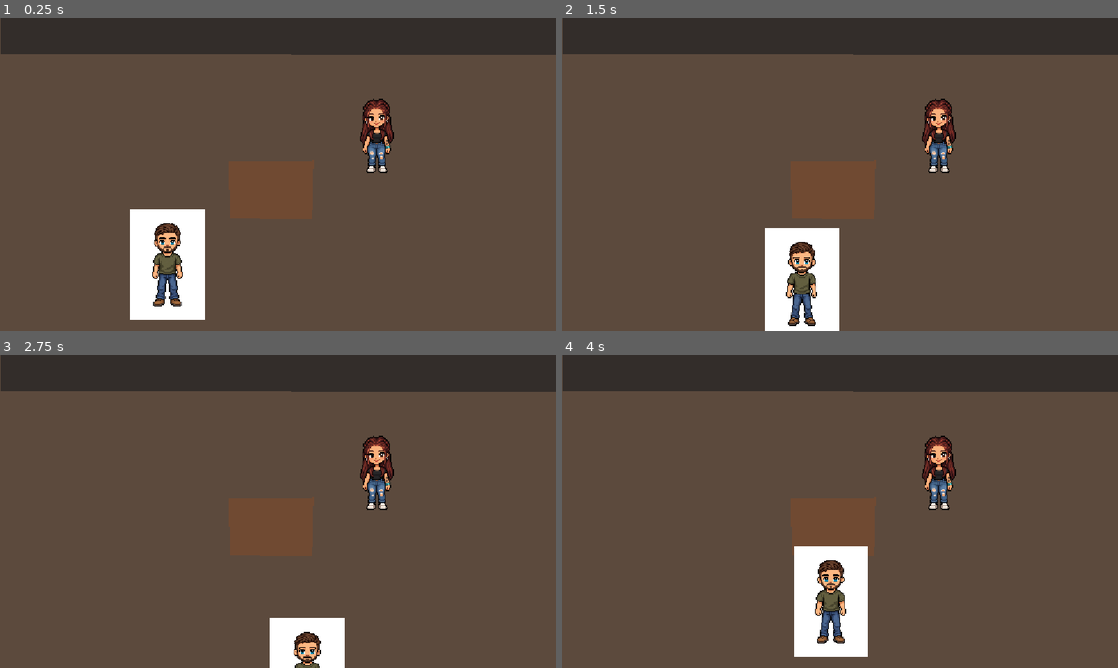
Above: before the commit, frames 1-4 (two rows, left to right).
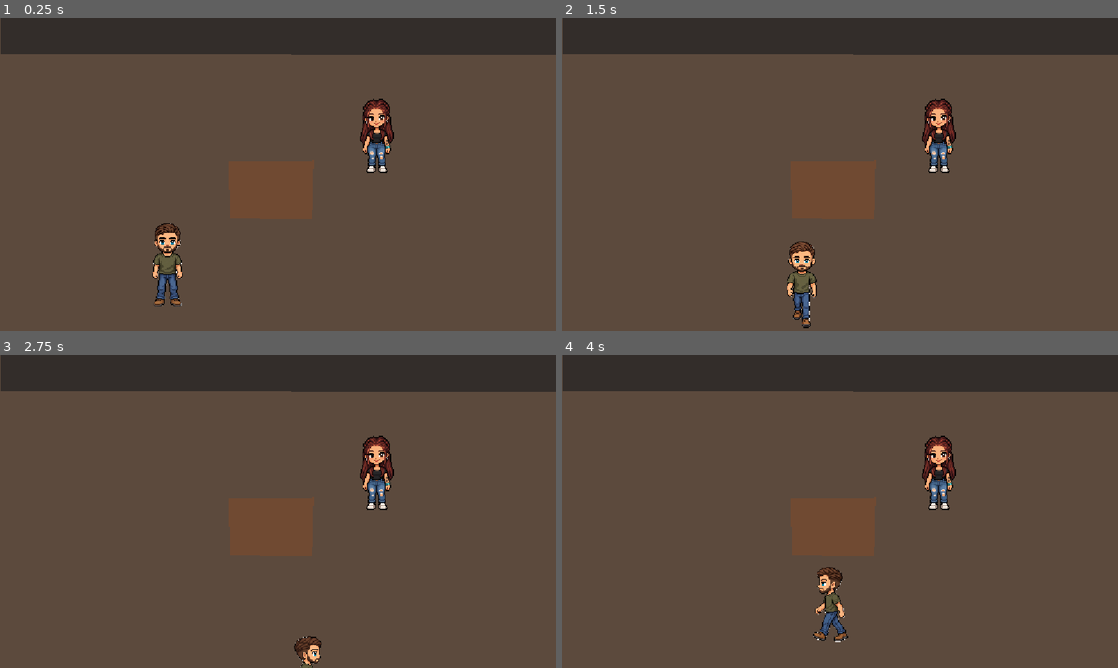
Above: after the commit, the same moments.

Repository: anabelkamenske430/Year-4
Game: Godot game, scene res://scenes/levels/first_date.tscn
The game is run twice, just before and just after one commit, with the same random seed, the same clock (stepped at 60 frames per second) and the same inputs.
Inputs:
- Up to frame 1 (0.25 s): no input
- Up to frame 2 (1.5 s): tap Enter at 0.5 s; hold D (move_right) 0.53-1.28 s; hold E (interact) 0.53-1.28 s; hold S (move_down) from 1.28 s (still down); tap E (interact) at 1.35 s
- Up to frame 3 (2.75 s): release S (move_down) at 2.03 s; hold D (move_right) from 2.03 s (still down); hold E (interact) from 2.03 s (still down)
- Up to frame 4 (4 s): release D (move_right) at 2.78 s; release E (interact) at 2.78 s; hold W (move_up) 2.78-3.53 s; tap E (interact) at 2.85 s; hold A (move_left) from 3.53 s (still down); hold E (interact) from 3.53 s (still down)

The runs differ from the first frame. In frame 1, 3.7% of the frame differs, in the area x 23-37%, y 61-97%; in frame 2, 3.9%; in frame 3, 2.0%; in frame 4, 4.4%, in the area x 41-55%, y 61-97%.

Commit message:
Create Loverboy walking animation

Diff:
--- a/loverboy-and-bel/scenes/characters/loverboy.tscn
+++ b/loverboy-and-bel/scenes/characters/loverboy.tscn
@@ -2,6 +2,56 @@
 
 [ext_resource type="Script" uid="uid://dplibxvuifqnj" path="res://scripts/loverboy.gd" id="1_1f8fr"]
 [ext_resource type="Texture2D" uid="uid://c8i8yd2sow5a8" path="res://assets/characters/loverboy_idle.png" id="2_jiudc"]
+[ext_resource type="Texture2D" uid="uid://k10iwhdunjfs" path="res://assets/characters/loverboy_walk_down_1.png" id="3_lt7np"]
+[ext_resource type="Texture2D" uid="uid://dswrbyy68k30k" path="res://assets/characters/loverboy_walk_down_2.png" id="4_0g7g3"]
+[ext_resource type="Texture2D" uid="uid://fesuwgxgx03x" path="res://assets/characters/loverboy_walk_side_1.png" id="5_krlbm"]
+[ext_resource type="Texture2D" uid="uid://d2uk0th1poljr" path="res://assets/characters/loverboy_walk_side_2.png" id="6_a00dq"]
+[ext_resource type="Texture2D" uid="uid://gycpmt43mvxv" path="res://assets/characters/loverboy_walk_up_1.png" id="7_d4ybn"]
+[ext_resource type="Texture2D" uid="uid://bb23conwspp3u" path="res://assets/characters/loverboy_walk_up_2.png" id="8_hwyk8"]
+
+[sub_resource type="SpriteFrames" id="SpriteFrames_l3nyl"]
+animations = [{
+"frames": [{
+"duration": 1.0,
+"texture": ExtResource("2_jiudc")
+}],
+"loop": 1,
+"name": &"idle",
+"speed": 5.0
+}, {
+"frames": [{
+"duration": 1.0,
+"texture": ExtResource("3_lt7np")
+}, {
+"duration": 1.0,
+"texture": ExtResource("4_0g7g3")
+}],
+"loop": 1,
+"name": &"walk_down",
+"speed": 5.0
+}, {
+"frames": [{
+"duration": 1.0,
+"texture": ExtResource("5_krlbm")
+}, {
+"duration": 1.0,
+"texture": ExtResource("6_a00dq")
+}],
+"loop": 1,
+"name": &"walk_side",
+"speed": 5.0
+}, {
+"frames": [{
+"duration": 1.0,
+"texture": ExtResource("7_d4ybn")
+}, {
+"duration": 1.0,
+"texture": ExtResource("8_hwyk8")
+}],
+"loop": 1,
+"name": &"walk_up",
+"speed": 5.0
+}]
 
 [node name="Loverboy" type="CharacterBody2D" unique_id=985468098]
 script = ExtResource("1_1f8fr")
@@ -10,10 +60,11 @@
 visible = false
 polygon = PackedVector2Array(38, 349, 30, 35, 768, 43, 762, 351)
 
-[node name="CharacterSprite" type="Sprite2D" parent="." unique_id=1780586916]
+[node name="CharacterSprite" type="AnimatedSprite2D" parent="." unique_id=1445442549]
 position = Vector2(896, 207)
 scale = Vector2(0.15, 0.15)
-texture = ExtResource("2_jiudc")
+sprite_frames = SubResource("SpriteFrames_l3nyl")
+animation = &"walk_up"
 
 [node name="CollisionPolygon2D" type="CollisionPolygon2D" parent="." unique_id=1345938800]
 position = Vector2(-618, 0)
--- a/loverboy-and-bel/scripts/loverboy.gd
+++ b/loverboy-and-bel/scripts/loverboy.gd
@@ -1,11 +1,15 @@
 extends CharacterBody2D
 
+@onready var animated_sprite = $CharacterSprite
 @export var speed: float = 200.0
 
 func _physics_process(_delta):
 
 	if DialogueManager.is_dialogue_active():
 		velocity = Vector2.ZERO
+
+		animated_sprite.play("idle")
+
 		move_and_slide()
 		return
 
@@ -15,6 +19,8 @@
 		"move_up",
 		"move_down"
 	)
+
+	update_animation(direction)
 
 	velocity = direction * speed
 	move_and_slide()
@@ -34,3 +40,27 @@
 		if area.has_method("interact"):
 			area.interact()
 			return
+
+func update_animation(direction: Vector2):
+
+	if direction == Vector2.ZERO:
+		animated_sprite.play("idle")
+		return
+
+	if abs(direction.x) > abs(direction.y):
+
+		animated_sprite.play("walk_side")
+
+		if direction.x > 0:
+			animated_sprite.flip_h = true
+		else:
+			animated_sprite.flip_h = false
+
+	else:
+
+		animated_sprite.flip_h = false
+
+		if direction.y < 0:
+			animated_sprite.play("walk_up")
+		else:
+			animated_sprite.play("walk_down")
Binary file changed: loverboy-and-bel/assets/characters/loverboy_idle.png
Binary file changed: loverboy-and-bel/assets/characters/loverboy_walk_down_1.png
Not shown, added: loverboy-and-bel/assets/characters/loverboy_walk_down_1.png.import
Binary file changed: loverboy-and-bel/assets/characters/loverboy_walk_down_2.png
Not shown, added: loverboy-and-bel/assets/characters/loverboy_walk_down_2.png.import
Binary file changed: loverboy-and-bel/assets/characters/loverboy_walk_side_1.png
Not shown, added: loverboy-and-bel/assets/characters/loverboy_walk_side_1.png.import
Binary file changed: loverboy-and-bel/assets/characters/loverboy_walk_side_2.png
Not shown, added: loverboy-and-bel/assets/characters/loverboy_walk_side_2.png.import
Not shown, added: loverboy-and-bel/assets/characters/loverboy_walk_up_1.png.import
Not shown, added: loverboy-and-bel/assets/characters/loverboy_walk_up_2.png.import
